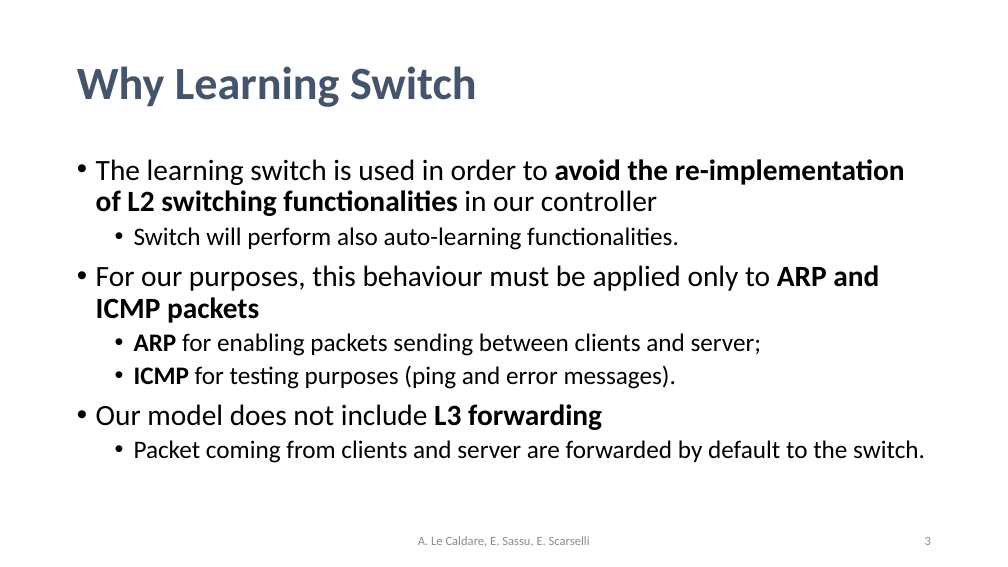
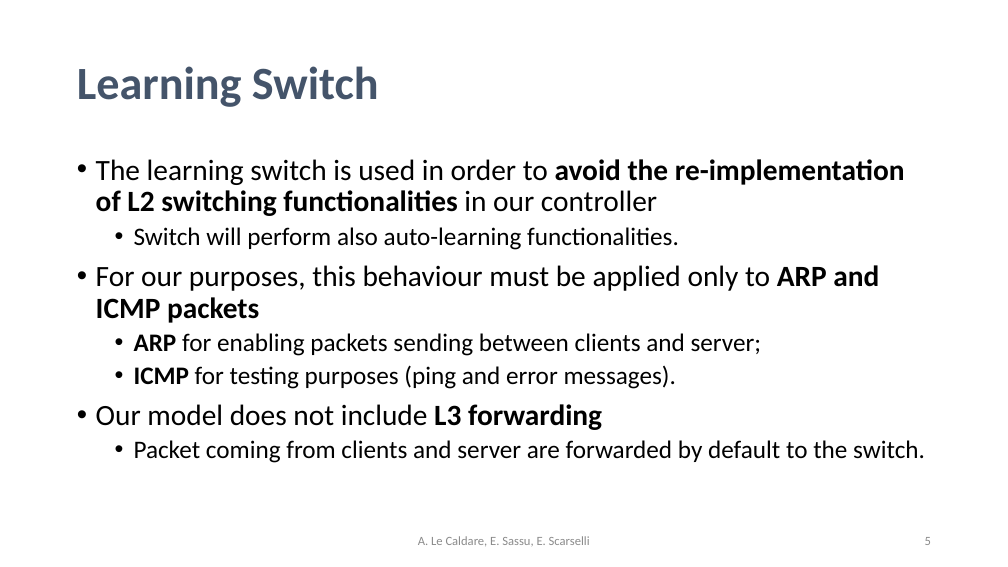
Before and after one commit to psoftware/ddosdefence-floodlight-controller, a slide deck: slide 5 of Docs/DDoSDefence.pptx (slide 3 before the commit). Drawn at 1008x567 pixels with LibreOffice and Linux fonts; fonts in the diff are those of the drawing. Boxes give left, top, right and bottom in pixels: in the first picture for what was removed or moved away, otherwise in the second. Text is boxed around its words. In the diff, an @@ line names an element or a change of style, - is before the commit and + after.

```diff
--- a/Docs/DDoSDefence.pptx
+++ b/Docs/DDoSDefence.pptx
@@ title at box(77, 66, 379, 107): text changed @@
-Why Learning Switch
+Learning Switch
```
Also in this commit, not shown: 10 other slides changed, 3 slides added, 3 slides removed, 2 other files.
